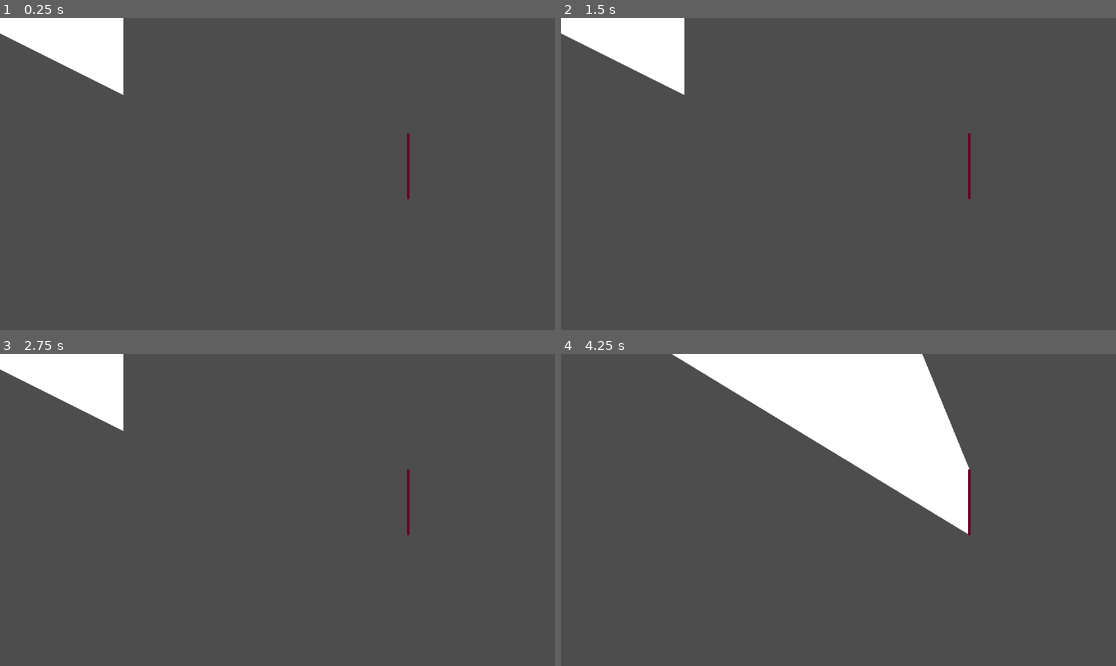
Above: before the commit, frames 1-4 (two rows, left to right).
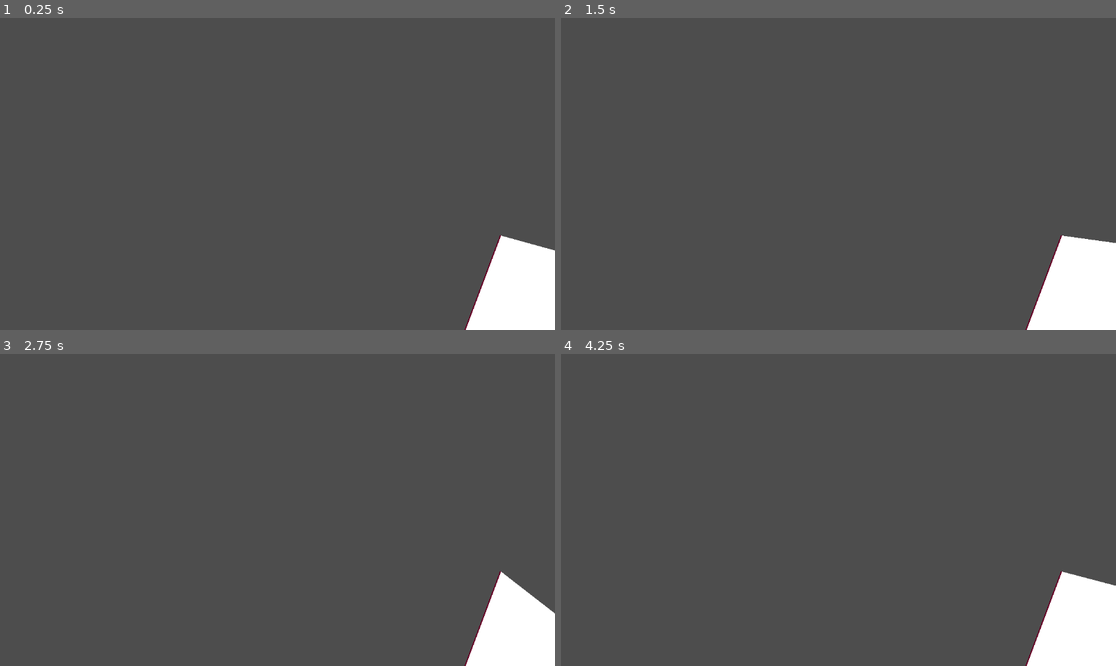
Above: after the commit, the same moments.

Repository: kit-solent/refrigerate
Game: Godot game, scene res://portals/portal.tscn
Same seed, same stepped clock (60 frames per second), same inputs: the game is played once before the commit and once after it. This scene is started directly instead of the project's main scene.
Inputs (mouse positions are in pixels of both pictures, inside the frame that each line leads up to):
- Up to frame 1 (0.25 s): no input
- Up to frame 2 (1.5 s): tap Enter at 0.5 s; move the mouse to (960, 158) at 0.52 s; hold Right (player right) 0.53-1.28 s; tap Up (player jump) at 0.77 s; tap Space at 1.25 s; move the mouse to (727, 189) at 1.27 s; hold Left (player left) from 1.28 s (still down)
- Up to frame 3 (2.75 s): tap Up (player jump) at 1.52 s; tap Enter at 2 s; move the mouse to (333, 441) at 2.02 s; release Left (player left) at 2.03 s; hold Right (player right) from 2.03 s (still down)
- Up to frame 4 (4.25 s): tap Space at 2.75 s; move the mouse to (810, 572) at 2.77 s; tap Up (player jump) at 3.02, 3.77 s; tap Enter at 3.5 s; move the mouse to (1005, 556) at 3.52 s; release Right (player right) at 3.53 s; hold Left (player left) from 3.53 s (still down); tap ` (debug key) at 4.15 s

The runs differ from the first frame. In frame 1, 7.2% of the frame differs, in the area x 0-100%, y 0-100%; in frame 2, 7.3%; in frame 3, 6.8%; in frame 4, 18%, in the area x 20-100%, y 0-100%.

Commit message:
SaveBot commit at 2024-11-09 16:48:44

Diff:
--- a/core/tools.gd
+++ b/core/tools.gd
@@ -1,4 +1,11 @@
 class_name Tools extends Node
+
+func has_point(rect:Rect2, point:Vector2):
+	"""
+	Returns `true` if `point` is within or on the border of `rect`.
+	"""
+	# try a normal check and a check with the point moved in (up and left) one pixel.
+	return rect.has_point(point) or rect.has_point(point - Vector2.ONE)
 
 func fix_angle(angle:float):
 	"""
@@ -197,7 +204,7 @@
 	Casts a line from target in the direction of cast_point and returns the point where it intersects with bounds.
 	target must be within bounds.
 	"""
-	if not bounds.has_point(target):
+	if not has_point(bounds, target):
 		printerr("Invalid arguments to get_cast_point, `target` must be inside the given bounds.")
 		return ERR_INVALID_PARAMETER
 
@@ -331,12 +338,12 @@
 	The `target` point and all points in `line` must be inside the bounds.
 	"""
 	# ensure that target and all points of line are within the bounds
-	if not bounds.has_point(target):
+	if not has_point(bounds, target):
 		printerr("Invalid `target` in cast_polygon. `target` must be within the bounds")
 		return ERR_INVALID_PARAMETER
 
 	for i in line:
-		if not bounds.has_point(i):
+		if not has_point(bounds, i):
 			printerr("Invalid `line` in cast_polygon. All points in `line` must be within the bounds.")
 			return ERR_INVALID_PARAMETER
 
@@ -357,10 +364,8 @@
 	var edge = cast_points[0][1] # initialise with the first edge to eusure that the first edge check return true
 	for i in cast_points:
 		if i[1] != edge:
-			print("  whaky hihifhdihfsad")
-			print(i[1])
-			print(edge)
-			polygon += find_corner(edge, i[1], prev_point, i[0], bounds)
+			# if the edges are not the same then add the corner points.
+			polygon += find_corner(edge, i[1], prev_point, i[0], target, bounds)
 
 		polygon.append(i[0])
 
@@ -369,7 +374,14 @@
 
 	return polygon
 
-func find_corner(edge1:Vector2, edge2:Vector2, prev_point:Vector2, curr_point:Vector2, bounds:Rect2):
+func cast_polygons(target:Vector2, line:PackedVector2Array, bounds:Rect2):
+	var lines = clip_line(line, bounds)
+	var polygons = []
+	for i in lines:
+		polygons.append(cast_polygon(target, i, bounds))
+	return polygons
+
+func find_corner(edge1:Vector2, edge2:Vector2, point1: Vector2, point2: Vector2, target:Vector2, bounds:Rect2):
 	# left up right down
 	var corners = {
 		Vector2.UP + Vector2.LEFT: PackedVector2Array([bounds.position]),
@@ -377,7 +389,7 @@
 		Vector2.DOWN + Vector2.RIGHT: PackedVector2Array([bounds.end]),
 		Vector2.DOWN + Vector2.LEFT: PackedVector2Array([bounds.position + Vector2.DOWN * bounds.size.y])
 	}
-	print(corners)
+
 	var left_limit   = bounds.position.x
 	var right_limit  = bounds.position.x + bounds.size.x
 	var top_limit    = bounds.position.y
@@ -389,32 +401,22 @@
 	if edge1 + edge2 in corners:
 		return corners[edge1 + edge2]
 	elif sorted == [Vector2.UP, Vector2.DOWN]:
-		# work out the distances arround the edge in both directions and use the smaller
-		var dist_right = bounds.size.y + (right_limit - prev_point.x) + (right_limit - curr_point.x)
-		var dist_left = bounds.size.y + (prev_point.x - left_limit) + (curr_point.x - left_limit)
-		print("dist right and left below")
-		print(dist_right)
-		print(dist_left)
-		if dist_left < dist_right:
-			# if the distance arround the left edge is smaller then return the two left corners
-			return corners[Vector2.UP + Vector2.LEFT] + corners[Vector2.DOWN + Vector2.LEFT]
+		# TODO BUG: This check means that some cases where the target is above a point of a portal that
+		# is above them without being through the portal. This happens when the portal is on an angle.
+		# a better method would work out which side of the line the target is on and use that.
+		if target.x < point1.x and target.x < point2.x:
+			# if the target is to the left of the points then return the right corners
+			return corners[Vector2.RIGHT + Vector2.DOWN] + corners[Vector2.RIGHT + Vector2.UP]
 		else:
-			print("here")
-			print(corners[Vector2.UP + Vector2.RIGHT] + corners[Vector2.DOWN + Vector2.RIGHT])
-			return corners[Vector2.DOWN + Vector2.RIGHT] + corners[Vector2.UP + Vector2.RIGHT]
-
+			# otherwise return the left corners
+			return corners[Vector2.LEFT + Vector2.DOWN] + corners[Vector2.LEFT + Vector2.UP]
 	elif sorted == [Vector2.LEFT, Vector2.RIGHT]:
-		# work out the distances arround the edge in both directions and use the smaller
-		var dist_up = bounds.size.x + (prev_point.y - top_limit) + (curr_point.y - top_limit)
-		var dist_down = bounds.size.x + (left_limit - prev_point.y) + (left_limit - curr_point.y)
-		print(dist_up)
-		print(dist_down)
-		if dist_down < dist_up:
-			# if the distance arround the lower edge is smaller then return the bottom left corners
+		if target.y > point1.y and target.y > point2.y:
+			# if the target is below the points then return the upper corners
+			return corners[Vector2.LEFT + Vector2.UP] + corners[Vector2.RIGHT + Vector2.UP]
+		else:
+			# otherwise return the lower
 			return corners[Vector2.LEFT + Vector2.DOWN] + corners[Vector2.RIGHT + Vector2.DOWN]
-		else:
-			return corners[Vector2.LEFT + Vector2.UP] + corners[Vector2.RIGHT + Vector2.UP]
-
 	else:
 		printerr("Failed to find a corner for the given edges.")
 		return ERR_INVALID_PARAMETER
--- a/portals/portal.gd
+++ b/portals/portal.gd
@@ -2,54 +2,22 @@
 
 @export var pair:Portal
 
-func _ready():
-	pass
-
 func _process(delta: float) -> void:
-	if Input.is_action_just_pressed("debug key"):
-		$marker_2d.global_position = get_global_mouse_position()
-		$view.polygon = Core.tools.cast_polygon($marker_2d.position, $line.points, get_local_bounds())
+	$marker_2d.global_position = get_global_mouse_position()
+	set_view($marker_2d)
 
 func get_local_bounds():
 	return get_viewport_rect() * get_viewport_transform()
 
-func portal_segments():
-	return Core.tools.clip_line($line.points, get_local_bounds())
+func set_view(target:Node):
+	# clear the existing polygons
+	for i in $view.get_children():
+		$view.remove_child(i)
+		i.queue_free()
 
-func set_view(target:Node):
-	var bounds = get_local_bounds()
-
-	var viewport_top_left     = bounds.position
-	var viewport_top_right    = viewport_top_left  + Vector2.RIGHT * bounds.size.x
-	var viewport_bottom_left  = viewport_top_left  + Vector2.DOWN  * bounds.size.y
-	var viewport_bottom_right = viewport_top_right + Vector2.DOWN  * bounds.size.y
-
-	var target_pos = to_local(target.global_position)
-
-	# the angles from the cast_point to the corners of the screen.
-	var angle_tl = Core.tools.fix_angle(target_pos.angle_to_point(viewport_top_left))
-	var angle_tr = Core.tools.fix_angle(target_pos.angle_to_point(viewport_top_right))
-	var angle_bl = Core.tools.fix_angle(target_pos.angle_to_point(viewport_bottom_left))
-	var angle_br = Core.tools.fix_angle(target_pos.angle_to_point(viewport_bottom_right))
-
-	# get the points that make up the portal border.
-	var portal_points = $line.points
-
-	var cast_points = []
-	var edges = []
-	var angles = []
-	for i in portal_points:
-		var err = Core.tools.get_cast_point(target_pos, i, bounds)
-		if err:
-			return ERR_HELP
-		cast_points.append(err[0])
-		edges.append(err[1])
-		angles.append(Core.tools.fix_angle(target_pos.angle_to_point(i)))
-
-	# start the polygon with all the points that make up the portal line.
-	var points = portal_points
-	cast_points.reverse()
-	points.append_array(cast_points)
-
-	$view.polygon = points
-	$line2.points = points
+	# add new polygons
+	var polygons = Core.tools.cast_polygons(target.position, $line.points, get_local_bounds())
+	for i in polygons:
+		var new = Polygon2D.new()
+		new.polygon = i
+		$view.add_child(new)
--- a/portals/portal.tscn
+++ b/portals/portal.tscn
@@ -8,22 +8,10 @@
 [node name="marker_2d" type="Marker2D" parent="."]
 position = Vector2(-64, 0)
 
-[node name="view" type="Polygon2D" parent="."]
-polygon = PackedVector2Array(0, 32, 0, -32, 256, -160, 256, 160)
-uv = PackedVector2Array(0, 32, 0, -32, 256, -160, 256, 160)
-
 [node name="line" type="Line2D" parent="."]
-points = PackedVector2Array(848, 240, 848, 376)
+points = PackedVector2Array(688, 256, 568, 576)
 width = 5.0
 default_color = Color(0.400635, 0, 0.140478, 1)
-
-[node name="line2" type="Line2D" parent="."]
-visible = false
-points = PackedVector2Array(400, 384, 1096, 192)
-width = 6.0
-default_color = Color(0.108715, 0.511936, 1, 1)
-
-[node name="lines" type="Node2D" parent="."]
 
 [node name="sub_viewport" type="SubViewport" parent="."]
 disable_3d = true
@@ -32,4 +20,6 @@
 [node name="camera_2d" type="Camera2D" parent="sub_viewport"]
 
 [node name="camera_2d" type="Camera2D" parent="."]
-position = Vector2(576, 324)
+position = Vector2(224, 128)
+
+[node name="view" type="Node2D" parent="."]
